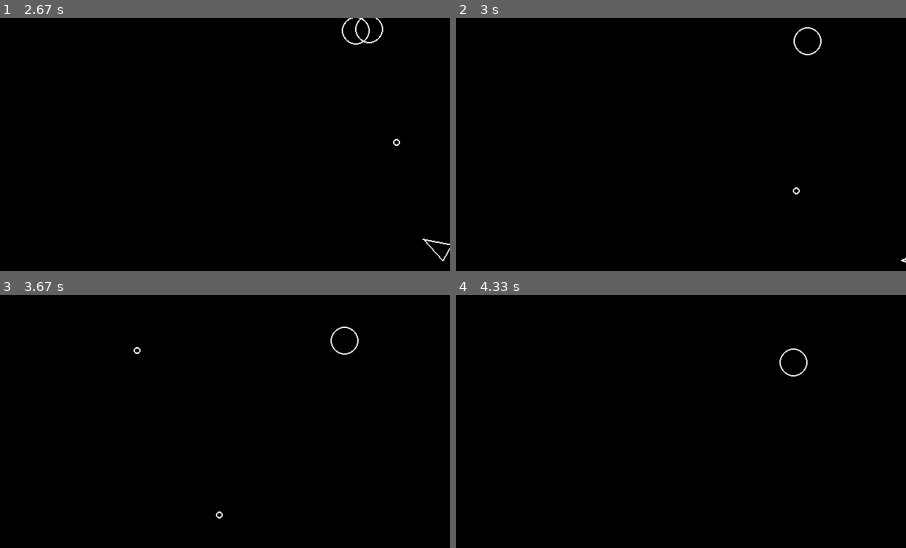
Above: before the commit, frames 1-4 (two rows, left to right).
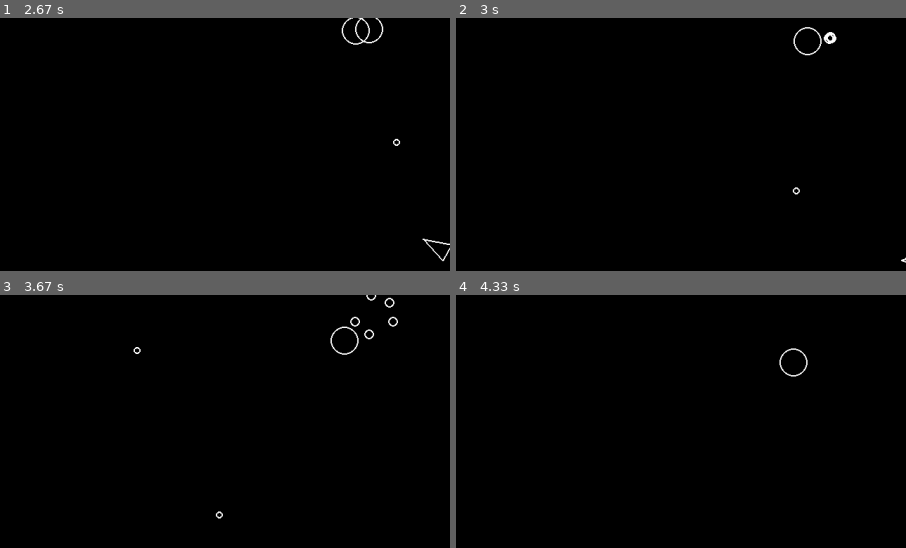
Above: after the commit, the same moments.

Repository: TSchultz225/pygame_asteroids
Game: pygame game, started from main.py
Same seed, same stepped clock (60 frames per second), same inputs: the game is played once before the commit and once after it.
Inputs:
- Up to frame 1 (2.67 s): tap Space at 0.33, 0.73, 1.03, 1.23, 1.57, 1.87, 2.07, 2.37, 2.63 s; hold D 0.67-1.13 s; hold W 1.17-1.47 s; hold D 1.5-1.97 s; hold A 2-2.53 s; hold S from 2.57 s (still down)
- Up to frame 2 (3 s): release S at 2.87 s; hold A from 2.9 s (still down); tap Space at 2.97 s
- Up to frame 3 (3.67 s): tap Space at 3.27, 3.4 s; release A at 3.3 s; hold W from 3.33 s (still down)
- Up to frame 4 (4.33 s): release W at 3.7 s; hold D from 3.73 s (still down); tap Space at 3.8, 4.1 s
The pictures show only the part of the screen within x 0-50%, y 0-50%; the shares and areas given below are measured in that part.

Frame 1 is identical in both runs. In frame 2, 0.1% of the frame differs, in the area x 81-85%, y 5-11%; in frame 3, 0.2%, in the area x 77-89%, y 0-18%; in frame 4, nothing differs.

Commit message:
add explosions!

Diff:
--- a/asteroid.py
+++ b/asteroid.py
@@ -3,6 +3,7 @@
 import circleshape
 import pygame
 import constants
+import explosionparticle
 
 class Asteroid(circleshape.CircleShape):
     def __init__(self, x, y, radius):
@@ -18,6 +19,34 @@
         self.kill()
 
         if self.radius <= constants.ASTEROID_MIN_RADIUS:
+
+            explo_particle1_random_angle = random.uniform(5,55)
+            explo_particle2_random_angle = random.uniform(65,115)
+            explo_particle3_random_angle = random.uniform(125,175)
+
+            explo_particle1_new_rotation = self.velocity.rotate(explo_particle1_random_angle)
+            explo_particle1 = explosionparticle.ExplosionParticle(self.position.x, self.position.y)
+            explo_particle1.velocity = explo_particle1_new_rotation * 0.8
+
+            explo_particle2_new_rotation = self.velocity.rotate(explo_particle2_random_angle)
+            explo_particle2 = explosionparticle.ExplosionParticle(self.position.x, self.position.y)
+            explo_particle2.velocity = explo_particle2_new_rotation * 0.8
+
+            explo_particle3_new_rotation = self.velocity.rotate(explo_particle3_random_angle)
+            explo_particle3 = explosionparticle.ExplosionParticle(self.position.x, self.position.y)
+            explo_particle3.velocity = explo_particle1_new_rotation * 0.8
+
+            explo_particle4_new_rotation = self.velocity.rotate(-explo_particle1_random_angle)
+            explo_particle4 = explosionparticle.ExplosionParticle(self.position.x, self.position.y)
+            explo_particle4.velocity = explo_particle4_new_rotation * 0.8
+
+            explo_particle5_new_rotation = self.velocity.rotate(-explo_particle2_random_angle)
+            explo_particle5 = explosionparticle.ExplosionParticle(self.position.x, self.position.y)
+            explo_particle5.velocity = explo_particle5_new_rotation * 0.8
+
+            explo_particle6_new_rotation = self.velocity.rotate(-explo_particle3_random_angle)
+            explo_particle6 = explosionparticle.ExplosionParticle(self.position.x, self.position.y)
+            explo_particle6.velocity = explo_particle6_new_rotation * 0.8
             return
 
         log_event("asteroid_split")
--- a/constants.py
+++ b/constants.py
@@ -11,3 +11,5 @@
 SHOT_RADIUS = 5
 PLAYER_SHOOT_SPEED = 500
 PLAYER_SHOOT_COOLDOWN_SECONDS = 0.3
+EXPLOSION_RADIUS = 7
+EXPLOSION_PARTICLE_LIFE = 1
--- /dev/null
+++ b/explosionparticle.py
@@ -0,0 +1,16 @@
+import circleshape
+import constants
+import pygame
+
+class ExplosionParticle(circleshape.CircleShape):
+    def __init__(self, x, y):
+        super().__init__(x, y, constants.EXPLOSION_RADIUS)
+        self.velocity = 0
+        self.current_life_length = 0
+
+    def draw(self,screen):
+        pygame.draw.circle(screen,"white",self.position,self.radius, constants.LINE_WIDTH)
+
+    def update(self, dt):
+        self.position += (self.velocity * dt)
+        self.current_life_length += dt
--- a/main.py
+++ b/main.py
@@ -4,8 +4,10 @@
 import asteroid
 import asteroidfield
 import shot
+import explosionparticle
 from constants import SCREEN_WIDTH
 from constants import SCREEN_HEIGHT
+from constants import EXPLOSION_PARTICLE_LIFE
 from logger import log_state
 from logger import log_event
 
@@ -23,11 +25,13 @@
     drawable = pygame.sprite.Group()
     asteroids = pygame.sprite.Group()
     shots = pygame.sprite.Group()
+    explosion_particles = pygame.sprite.Group()
 
     player.Player.containers = (updatable, drawable)
     asteroid.Asteroid.containers = (asteroids, updatable, drawable)
     asteroidfield.AsteroidField.containers = (updatable)
     shot.Shot.containers = (shots, updatable, drawable)
+    explosionparticle.ExplosionParticle.containers = (explosion_particles,drawable,updatable)
 
     game_player = player.Player(SCREEN_WIDTH /2,SCREEN_HEIGHT /2)
 
@@ -55,6 +59,10 @@
                     asteroid_obj.split()
                     shot_obj.kill()
 
+        for explo_part_obj in explosion_particles:
+            if explo_part_obj.current_life_length >= EXPLOSION_PARTICLE_LIFE:
+                explo_part_obj.kill()
+
         for draw_able in drawable:
             draw_able.draw(screen)
 
